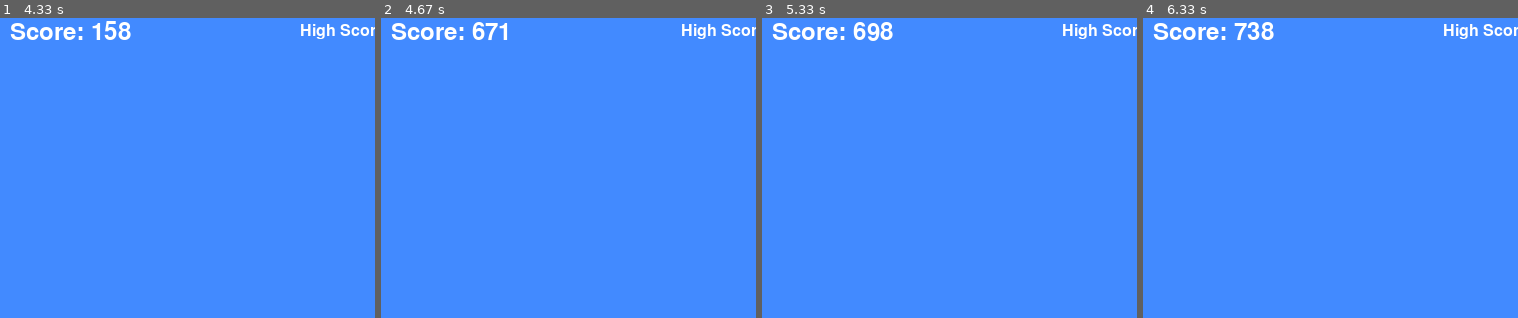
Above: before the commit, frames 1-4 (left to right).
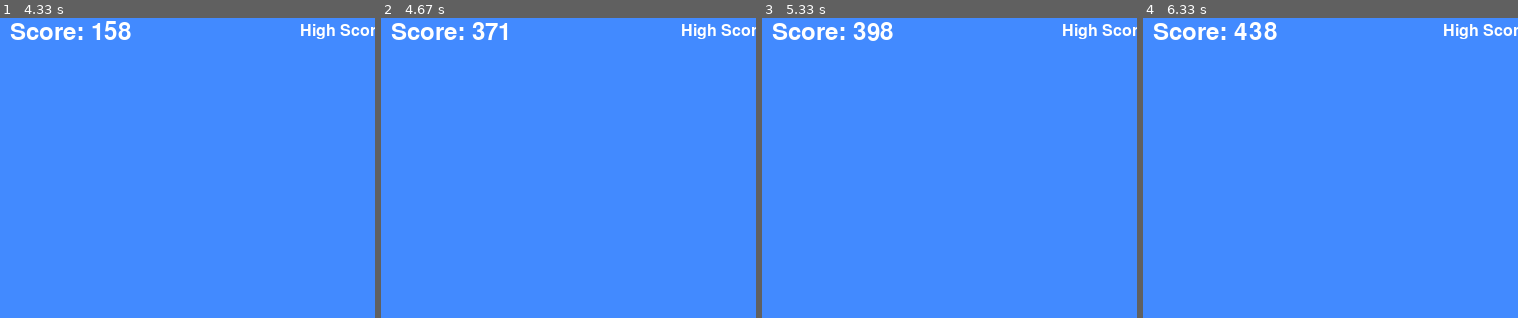
Above: after the commit, the same moments.

Repository: BenSchomp/Yoshi-vs-Monsters
Game: pygame game, started from yoshi.py
Same seed, same stepped clock (60 frames per second), same inputs: the game is played once before the commit and once after it.
Inputs:
- Up to frame 1 (4.33 s): tap Enter at 0.33 s; hold Left 0.67-1.2 s; hold Down 1.23-1.53 s; hold Left 1.57-1.97 s; hold Up 2-2.37 s; hold Right 2.4-3.03 s; hold Down 3.07-3.43 s; hold Left 3.47-3.93 s; hold Right from 3.97 s (still down)
- Up to frame 2 (4.67 s): release Right at 4.43 s; hold Up from 4.47 s (still down)
- Up to frame 3 (5.33 s): release Up at 4.77 s; hold Right 4.8-5.27 s; hold Left from 5.3 s (still down)
- Up to frame 4 (6.33 s): release Left at 5.83 s; hold Down 5.87-6.17 s; hold Left from 6.2 s (still down)
The pictures show only the part of the screen within x 0-50%, y 0-50%; the shares and areas given below are measured in that part.

Frame 1 is identical in both runs. In frame 2, less than 0.1% of the frame differs, in the area x 24-28%, y 1-8%; in frame 3, less than 0.1%; in frame 4, 0.4%, in the area x 24-36%, y 1-8%.

Commit message:
Added level up bonuses and fixed the free guy mod bug

Diff:
--- a/yoshi.py
+++ b/yoshi.py
@@ -26,12 +26,13 @@
 MAX_MONSTER_RATE = [110,90,70,50,30,10]
 
 APPLE_TYPE = 0
-APPLE_POINTS = 100
-LEVEL_UP = [5,6,7,8,10]
 NUM_LEVELS = 5
-LIFE_UP = 25000 # multiples of...
-
-YOSHI_SPEED = 5
+APPLE_POINTS = [200, 300, 500, 700, 1000]
+LEVEL_UP_APPLES = [5,6,7,8,9]
+LEVEL_UP_BONUS = [1000, 2000, 4000, 6000, 10000]
+FREE_GUY_POINTS = [25000, 75000]
+
+YOSHI_SPEED = 5 # maybe increase this slightly on harder levels?
 MUSIC_VOL = 0.3
 SOUND_VOL = 0.9
 
@@ -201,12 +202,12 @@
     while numberOfLives > 0 and not gameWon: # the game loop
         # still alive!
 
-        appleCount = 0 # reset the apples
+        appleCount = 0 # reset the apples (maybe halve this on death?)
         pygame.mixer.music.play(-1,0.0) # start the music
 
         # reset monsters
         monsters = []
-        newMonsterRate = MAX_MONSTER_RATE[level] # makes game too 'easy'?
+        newMonsterRate = MAX_MONSTER_RATE[level]
         monsterAddCounter = MAX_MONSTER_RATE[level] * (3/4)
 
         # reset yoshi
@@ -329,7 +330,7 @@
                 windowSurface.blit(eggImage, eggRect)
 
             # draw appleCount
-            for apple in range (0, LEVEL_UP[level]):
+            for apple in range (0, LEVEL_UP_APPLES[level]):
                 appleRect = pygame.Rect(GAME_WIDTH-30-(30*apple),
                                         GAME_HEIGHT-30, 25, 27)
                 windowSurface.blit(appleImage if apple < appleCount else
@@ -340,7 +341,7 @@
                 if yoshiRect.colliderect(m['rect']):
                     if m['type'] == APPLE_TYPE:
                         ch = sounds['tongue'].play()
-                        score += APPLE_POINTS * LEVEL_UP[level]
+                        score += APPLE_POINTS[level]
                         appleCount += 1
                         # +500 animation? #drawText('+%d' % (APPLE_POINTS), font_small, m['surface'], m['rect'].x, m['rect'].y)
                         monsters.remove(m)
@@ -356,13 +357,15 @@
             pygame.display.update()
             mainClock.tick(FPS)
             score += 1
-            if numberOfLives < 5 and score % LIFE_UP == 0:
+            if FREE_GUY_POINTS and score > FREE_GUY_POINTS[0]:
+                FREE_GUY_POINTS.pop(0)
                 numberOfLives += 1
                 sounds['ba-ding'].play()
 
-            if appleCount >= LEVEL_UP[level]:
+            if appleCount >= LEVEL_UP_APPLES[level]:
                 ch.queue(sounds['yoshi'])
                 appleCount = 0
+                score += LEVEL_UP_BONUS[level]
                 level += 1
                 if level >= NUM_LEVELS:
                     ch.queue(sounds['woah'])
